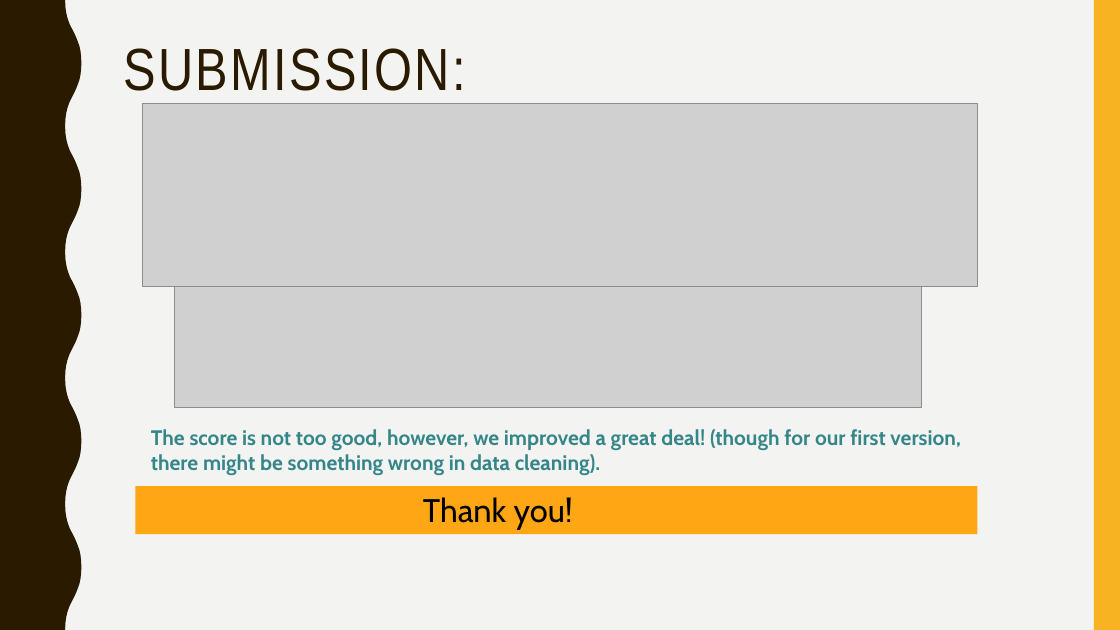
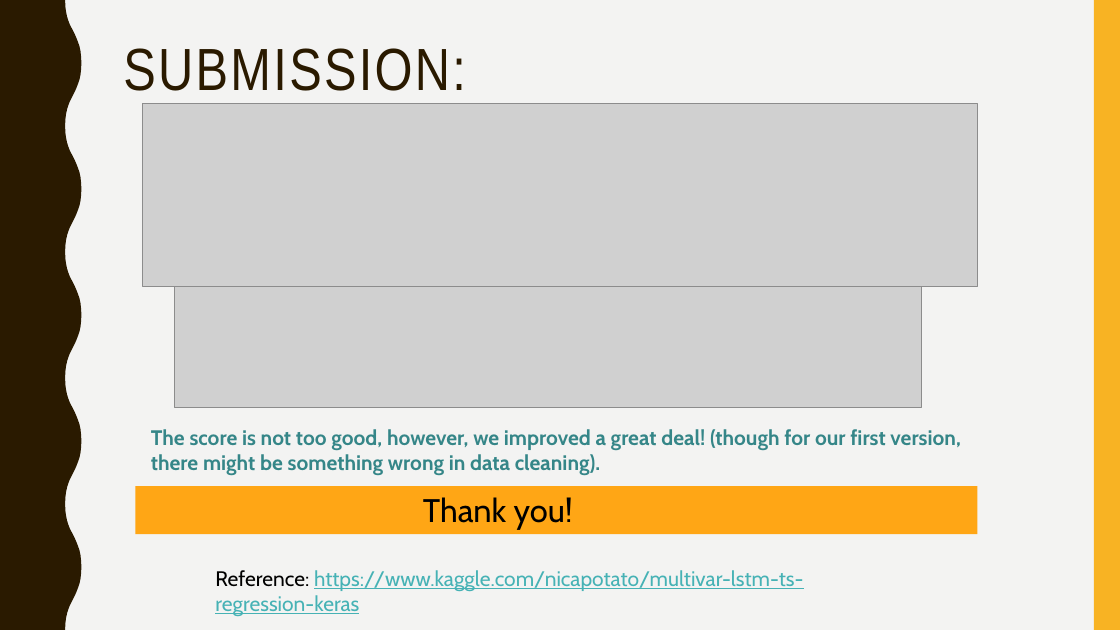
Before and after one commit to zex0023/Sale_Prediction, a slide deck: slide 15 of final_presentation.pptx. Drawn at 1120x630 pixels with LibreOffice and Linux fonts; fonts in the diff are those of the drawing; grey boxes stand for pictures. Boxes give left, top, right and bottom in pixels: in the first picture for what was removed or moved away, otherwise in the second. Text is boxed around its words. In the diff, an @@ line names an element or a change of style, - is before the commit and + after.

Commit message:
add reference

```diff
--- a/final_presentation.pptx
+++ b/final_presentation.pptx
@@ text added at (x1=215, y1=570, x2=803, y2=616), 18 pt, text #46B2B5, underline @@
+Reference: https://www.kaggle.com/nicapotato/multivar-lstm-ts-regression-keras
```
Also in this commit, not shown: 3 other files.
